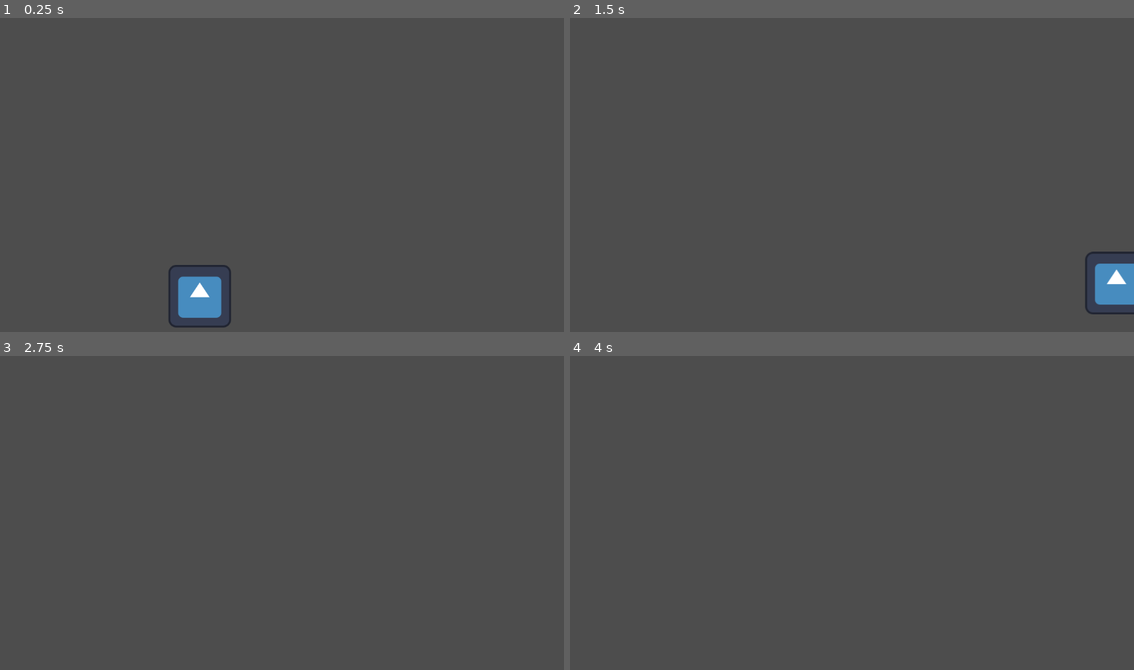
Above: before the commit, frames 1-4 (two rows, left to right).
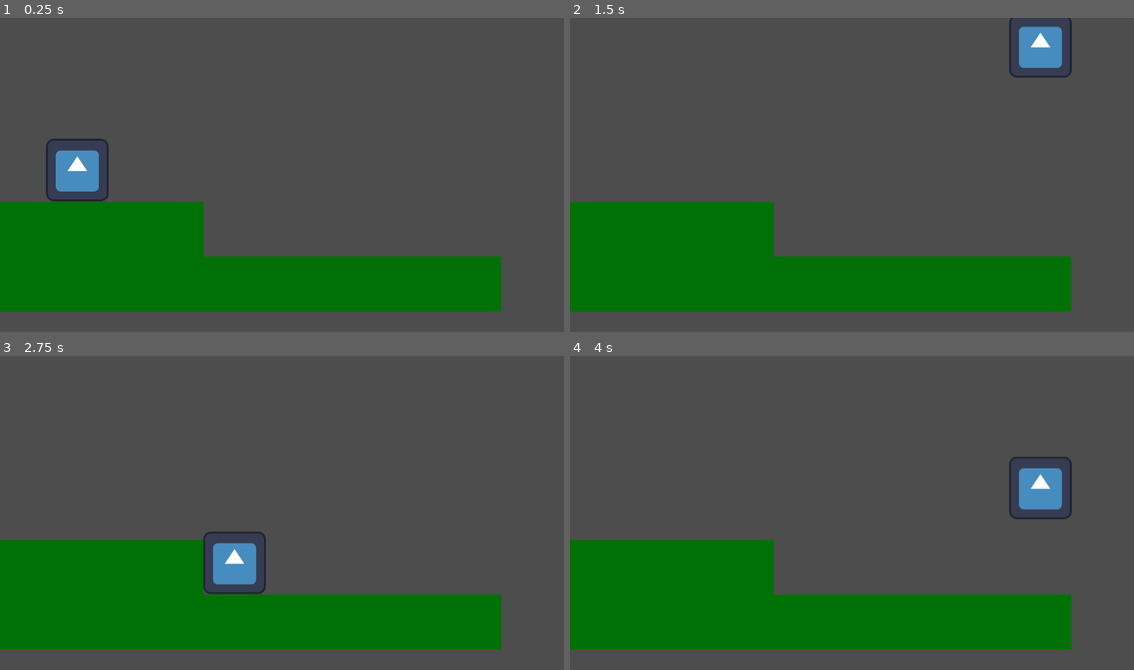
Above: after the commit, the same moments.

Repository: ErikTheBerik/gmtk_2023
Game: Godot game, scene res://Scenes/Levels/DemoScene.tscn
The game is run twice, just before and just after one commit, with the same random seed, the same clock (stepped at 60 frames per second) and the same inputs. Before the commit the project starts from res://Scenes/Levels/test_level.tscn. The engine's default icon, where the game draws it, is replaced by a stand-in: a white triangle on a blue panel in a dark square.
Inputs:
- Up to frame 1 (0.25 s): no input
- Up to frame 2 (1.5 s): tap Enter at 0.5 s; hold D (walk_right, bound only before the commit) from 0.53 s (still down); tap Space (jump) at 0.6, 0.77, 1.07, 1.35 s
- Up to frame 3 (2.75 s): tap Space (jump) at 1.52, 1.82, 2.1 s; release D (walk_right, bound only before the commit) at 2.03 s; hold A (walk_left, bound only before the commit) from 2.03 s (still down)
- Up to frame 4 (4 s): release A (walk_left, bound only before the commit) at 2.78 s; hold D (walk_right, bound only before the commit) from 2.78 s (still down); tap Space (jump) at 2.85, 3.02, 3.32, 3.6, 3.77 s

The runs differ from the first frame. In frame 1, 23% of the frame differs, in the area x 0-89%, y 38-99%; in frame 2, 24%, in the area x 0-100%, y 0-95%; in frame 3, 23%; in frame 4, 23%.

Commit message:
Better player controller
Good values for now. Coyote and jump buffer. Decent movement but might change

Diff:
--- /dev/null
+++ b/Scenes/Levels/DemoScene.tscn
@@ -0,0 +1,58 @@
+[gd_scene load_steps=5 format=3 uid="uid://6a5judrou468"]
+
+[ext_resource type="PackedScene" uid="uid://bypwsuh53pln5" path="res://Scenes/Player/player.tscn" id="1_7g73n"]
+
+[sub_resource type="RectangleShape2D" id="1"]
+size = Vector2(1024, 112)
+
+[sub_resource type="RectangleShape2D" id="2"]
+size = Vector2(416, 112)
+
+[sub_resource type="RectangleShape2D" id="3"]
+size = Vector2(64, 608)
+
+[node name="Main" type="Node2D"]
+
+[node name="StaticBody2D" type="StaticBody2D" parent="."]
+position = Vector2(520, 544)
+
+[node name="ColorRect" type="ColorRect" parent="StaticBody2D"]
+offset_left = -520.0
+offset_top = -56.0
+offset_right = 504.0
+offset_bottom = 56.0
+color = Color(0, 0.443137, 0.027451, 1)
+
+[node name="CollisionShape2D" type="CollisionShape2D" parent="StaticBody2D"]
+position = Vector2(-8, 0)
+shape = SubResource("1")
+
+[node name="StaticBody2D2" type="StaticBody2D" parent="."]
+position = Vector2(520, 360)
+
+[node name="ColorRect" type="ColorRect" parent="StaticBody2D2"]
+offset_left = -520.0
+offset_top = 16.0
+offset_right = -104.0
+offset_bottom = 128.0
+color = Color(0, 0.443137, 0.027451, 1)
+
+[node name="CollisionShape2D" type="CollisionShape2D" parent="StaticBody2D2"]
+position = Vector2(-312, 72)
+shape = SubResource("2")
+
+[node name="StaticBody2D3" type="StaticBody2D" parent="."]
+position = Vector2(520, 360)
+
+[node name="CollisionShape2D" type="CollisionShape2D" parent="StaticBody2D3"]
+position = Vector2(-552, -64)
+shape = SubResource("3")
+
+[node name="CollisionShape2D2" type="CollisionShape2D" parent="StaticBody2D3"]
+position = Vector2(536, -64)
+shape = SubResource("3")
+
+[node name="Player" parent="." instance=ExtResource("1_7g73n")]
+position = Vector2(158, 280)
+gravity = 8000.0
+jump_stop_force = 1000
--- a/Scenes/Player/player.gd
+++ b/Scenes/Player/player.gd
@@ -1,47 +1,91 @@
 extends CharacterBody2D
 
-@export var max_speed : int = 1000
-@export var gravity : float = 55
-@export var jump_force : int = 1600
-@export var jump_stop_force : int = 500
-@export var acceleration : int = 50
-@export var jump_buffer_time : int  = 15
-@export var coyote_time : int = 15
+# Movement
+@export var max_speed : int = 2000
 
-var jump_buffer_counter : int = 0
-var coyote_counter : int = 0
+@export var max_acceleration = 8000
+@export var max_deceleration = 6000
+@export var max_turn_speed = 18000
+
+@export var max_air_acceleration = 5000
+@export var max_air_deceleration = 5000
+@export var max_air_turn_speed = 20000
+
+# Jump
+@export var max_jump_count : int = 2
+
+@export var gravity : float = 8000
+@export var first_jump_force : int = 2500
+@export var extra_jump_force : int = 2000
+@export var jump_stop_force : int = 1000
+
+# Jump Buffers
+@export var jump_buffer_time : float  = 0.2
+@export var coyote_time : float = 0.1
+
+
+var jump_buffer_counter : float = 0.0
+var coyote_counter : float = 0.0
+var current_jumps : int = max_jump_count
+
 
 func _physics_process(delta):
 
-	if is_on_floor():
+	HandleJump(delta)
+	HandleMove(delta)
+
+	move_and_slide()
+
+func HandleMove(delta):
+	var directionX = Input.get_axis("move_left", "move_right")
+	var desiredVelocity = max_speed * directionX
+
+	var acceleration = max_acceleration if is_on_floor() else max_air_acceleration
+	var deceleration = max_deceleration if is_on_floor() else max_air_deceleration
+	var turnSpeed = max_turn_speed if is_on_floor() else max_air_turn_speed
+
+	var maxSpeedChange = 0
+
+	if (directionX):
+		if (velocity.x && sign(directionX) != sign(velocity.x)):
+			maxSpeedChange = turnSpeed * delta
+		else:
+			maxSpeedChange = acceleration * delta
+	else:
+		maxSpeedChange = deceleration * delta
+
+	velocity.x = move_toward(velocity.x, desiredVelocity, maxSpeedChange)
+
+func HandleJump(delta):
+	if (is_on_floor()):
+		current_jumps = max_jump_count
 		coyote_counter = coyote_time
-	else:
-		if coyote_counter > 0:
-			coyote_counter -= 1
 
-		velocity.y += gravity * delta
-
-	var direction = Input.get_axis("walk_left", "walk_right")
-	if direction:
-		velocity.x += acceleration * direction * delta
-	else:
-		velocity.x = lerp(velocity.x,0.0,0.2)
-
-	velocity.x = clamp(velocity.x, -max_speed, max_speed)
-
-	if Input.is_action_just_pressed("jump"):
-		jump_buffer_counter = jump_buffer_time
-
-	if jump_buffer_counter > 0:
-		jump_buffer_counter -= 1
-
-	if jump_buffer_counter > 0 and coyote_counter > 0:
-		velocity.y = -jump_force
-		jump_buffer_counter = 0
-		coyote_counter = 0
+	if ((is_on_floor() && jump_buffer_counter > 0) || Input.is_action_just_pressed("jump")):
+		Jump()
 
 	if Input.is_action_just_released("jump"):
 		if velocity.y < 0:
-			velocity.y += jump_stop_force
+			velocity.y = min(0.0, velocity.y + jump_stop_force)
 
-	move_and_slide()
+	if is_on_floor():
+		jump_buffer_counter = 0
+	else:
+		velocity.y += gravity * delta
+		if jump_buffer_counter > 0:
+			jump_buffer_counter -= delta
+		if coyote_counter > 0:
+			coyote_counter -= delta
+			if coyote_counter <= 0:
+				current_jumps -= 1
+
+func Jump():
+	if (current_jumps <= 0):
+		jump_buffer_counter = jump_buffer_time
+		return
+
+	var jump_force = first_jump_force if current_jumps == max_jump_count else extra_jump_force
+	velocity.y = -jump_force
+	current_jumps -= 1
+	jump_buffer_counter = 0
+	coyote_counter = 0
--- a/Scenes/Player/player.tscn
+++ b/Scenes/Player/player.tscn
@@ -11,9 +11,6 @@
 collision_layer = 2
 collision_mask = 5
 script = ExtResource("1_dn4ru")
-gravity = 5000.0
-jump_stop_force = 800
-acceleration = 2000
 
 [node name="Sprite" type="Sprite2D" parent="."]
 texture = ExtResource("2_myfyl")
--- a/project.godot
+++ b/project.godot
@@ -12,7 +12,7 @@
 
 config/name="GMTK 2023"
 config/tags=PackedStringArray("own_project", "gmtk")
-run/main_scene="res://Scenes/Levels/test_level.tscn"
+run/main_scene="res://Scenes/Levels/DemoScene.tscn"
 config/features=PackedStringArray("4.1", "GL Compatibility")
 config/icon="res://icon.svg"
 
@@ -23,13 +23,13 @@
 "events": [Object(InputEventKey,"resource_local_to_scene":false,"resource_name":"","device":0,"window_id":0,"alt_pressed":false,"shift_pressed":false,"ctrl_pressed":false,"meta_pressed":false,"pressed":false,"keycode":0,"physical_keycode":32,"key_label":0,"unicode":0,"echo":false,"script":null)
 ]
 }
-walk_left={
+move_left={
 "deadzone": 0.5,
 "events": [Object(InputEventKey,"resource_local_to_scene":false,"resource_name":"","device":-1,"window_id":0,"alt_pressed":false,"shift_pressed":false,"ctrl_pressed":false,"meta_pressed":false,"pressed":false,"keycode":0,"physical_keycode":65,"key_label":0,"unicode":97,"echo":false,"script":null)
 , Object(InputEventKey,"resource_local_to_scene":false,"resource_name":"","device":-1,"window_id":0,"alt_pressed":false,"shift_pressed":false,"ctrl_pressed":false,"meta_pressed":false,"pressed":false,"keycode":0,"physical_keycode":4194319,"key_label":0,"unicode":0,"echo":false,"script":null)
 ]
 }
-walk_right={
+move_right={
 "deadzone": 0.5,
 "events": [Object(InputEventKey,"resource_local_to_scene":false,"resource_name":"","device":-1,"window_id":0,"alt_pressed":false,"shift_pressed":false,"ctrl_pressed":false,"meta_pressed":false,"pressed":false,"keycode":0,"physical_keycode":68,"key_label":0,"unicode":100,"echo":false,"script":null)
 , Object(InputEventKey,"resource_local_to_scene":false,"resource_name":"","device":-1,"window_id":0,"alt_pressed":false,"shift_pressed":false,"ctrl_pressed":false,"meta_pressed":false,"pressed":false,"keycode":0,"physical_keycode":4194321,"key_label":0,"unicode":0,"echo":false,"script":null)
